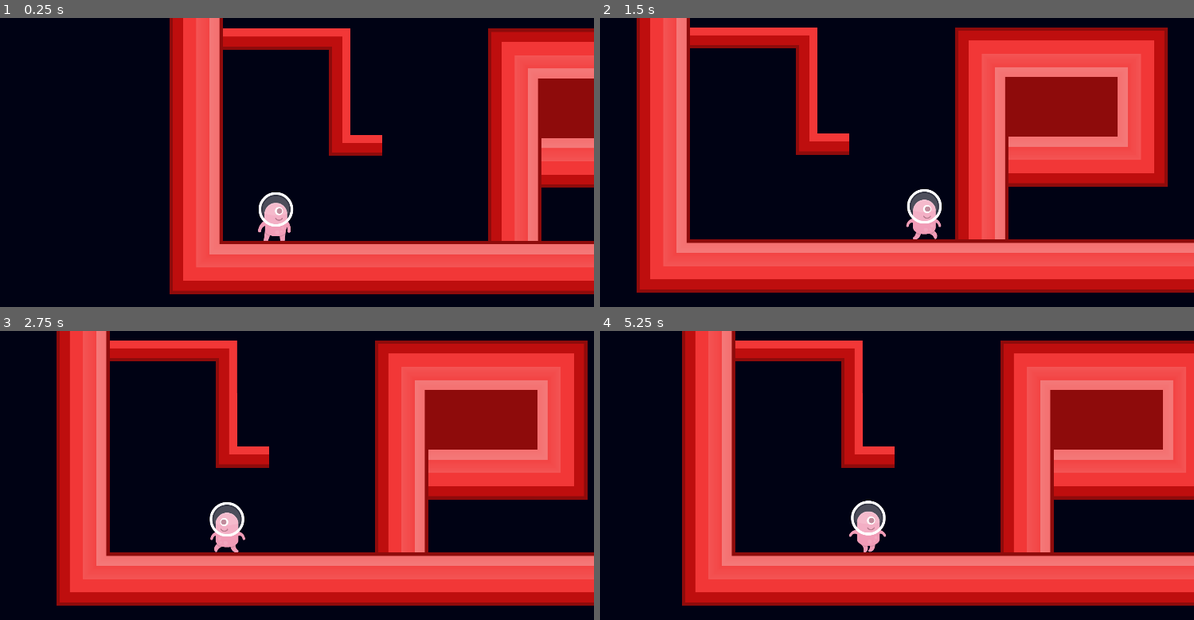
Above: before the commit, frames 1-4 (two rows, left to right).
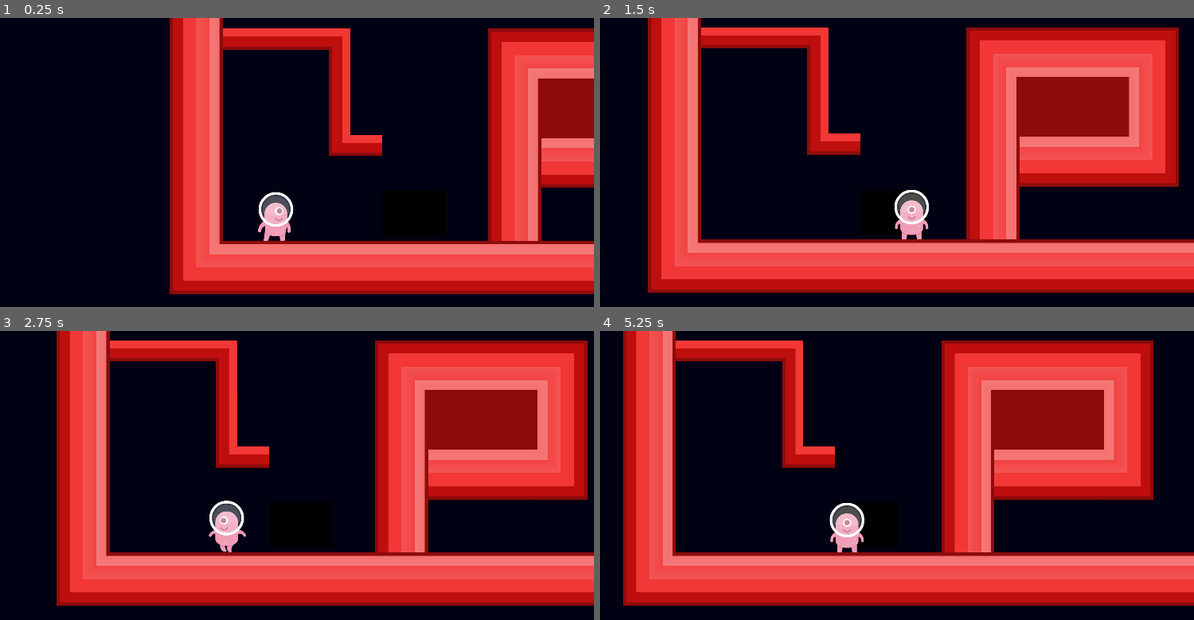
Above: after the commit, the same moments.

Repository: GROSS-Jeremy-2124027/SAE-Serious-game
Game: Godot game, scene res://level1.tscn
The game is run twice, just before and just after one commit, with the same random seed, the same clock (stepped at 60 frames per second) and the same inputs.
Inputs:
- Up to frame 1 (0.25 s): no input
- Up to frame 2 (1.5 s): hold Right (ui_right) from 0.53 s (still down); tap Space (ui_select) at 0.6, 0.77, 1.07, 1.35 s
- Up to frame 3 (2.75 s): tap Space (ui_select) at 1.52, 1.82, 2.1 s; release Right (ui_right) at 2.03 s; hold Left (ui_left) from 2.03 s (still down)
- Up to frame 4 (5.25 s): release Left (ui_left) at 2.78 s; hold Right (ui_right) 2.78-4.28 s; tap Space (ui_select) at 2.85, 3.02, 3.32, 3.6, 3.77, 4.07, 4.35, 4.52, 4.82, 5.1 s; hold Left (ui_left) 4.28-5.03 s; hold Right (ui_right) from 5.03 s (still down)

The runs differ from the first frame. In frame 2, 20% of the frame differs, in the area x 6-98%, y 0-96%; in frame 3, 0.4%; in frame 4, 40%, in the area x 3-100%, y 0-96%.

Commit message:
ajout d'un pc sur le projet godot mais manque le sprite

Diff:
--- a/godot-game/KinematicBody2D.gd
+++ b/godot-game/KinematicBody2D.gd
@@ -8,7 +8,7 @@
 var MAX_GRAVITY_FORCE = 2000
 var JUMP_FORCE = 1100
 
-enum States {AIR = 1, FLOOR, LADDER, TASK}
+enum States {AIR = 1, FLOOR, LADDER, PC}
 var state = States.AIR
 var jumpTime = 0
 var jumpTopLadderTime = 0
@@ -16,6 +16,7 @@
 var jumping := false
 var jumpingTopLadder := false
 var onLadder := false
+var onPc := false
 
 func _physics_process(delta):
 	match state:
@@ -49,6 +50,8 @@
 		States.FLOOR:
 			if not is_on_floor():
 				state = States.AIR
+			elif should_use_pc():
+				state = States.PC
 			elif should_climb_ladder():
 				state = States.LADDER
 			if Input.is_action_pressed("ui_up"):
@@ -98,9 +101,19 @@
 			else:
 				velocity.x = 0
 			velocity = move_and_slide(velocity, Vector2.UP)
+		States.PC:
+			$Sprite.play("Watch")
+			if (Input.is_action_just_pressed("ui_select")):
+				state = States.FLOOR
 
 func should_climb_ladder() -> bool:
 	if onLadder and (Input.is_action_pressed("ui_up") or Input.is_action_pressed("ui_down")):
+		return true
+	else:
+		return false
+
+func should_use_pc() -> bool:
+	if onPc and Input.is_action_just_pressed("ui_select"):
 		return true
 	else:
 		return false
@@ -115,3 +128,9 @@
 
 func _on_LadderChecker_body_exited(body):
 	onLadder = false
+
+func _on_LadderChecker2_body_entered(body):
+	onPc = true
+
+func _on_LadderChecker2_body_exited(body):
+	onPc = false
--- a/godot-game/level1.tscn
+++ b/godot-game/level1.tscn
@@ -12,6 +12,11 @@
 [ext_resource path="res://ASSETS/texture blocks/gaucheversbas.png" type="Texture" id=21]
 [ext_resource path="res://ASSETS/texture blocks/coin_low_platform.png" type="Texture" id=22]
 [ext_resource path="res://ASSETS/texture blocks/pilierdroite.png" type="Texture" id=23]
+
+[sub_resource type="RectangleShape2D" id=43]
+extents = Vector2( 96, 68 )
+
+[sub_resource type="GradientTexture2D" id=44]
 
 [sub_resource type="ConvexPolygonShape2D" id=41]
 points = PoolVector2Array( 64, 64, 0, 64, 0, 0, 64, 0 )
@@ -362,6 +367,22 @@
 scale = Vector2( 317, 128 )
 texture = ExtResource( 9 )
 
+[node name="PC" type="StaticBody2D" parent="."]
+collision_layer = 8
+collision_mask = 0
+__meta__ = {
+"_edit_group_": true
+}
+
+[node name="CollisionShape2D" type="CollisionShape2D" parent="PC"]
+position = Vector2( 1056, 76 )
+shape = SubResource( 43 )
+
+[node name="Sprite" type="Sprite" parent="PC"]
+position = Vector2( 1056, 78 )
+scale = Vector2( 3, 2.1875 )
+texture = SubResource( 44 )
+
 [node name="Ladder" type="TileMap" parent="."]
 position = Vector2( 0, -32 )
 tile_set = ExtResource( 3 )
--- a/godot-game/player.tscn
+++ b/godot-game/player.tscn
@@ -33,5 +33,15 @@
 position = Vector2( 0, 56 )
 shape = SubResource( 2 )
 
+[node name="LadderChecker2" type="Area2D" parent="."]
+collision_layer = 0
+collision_mask = 8
+
+[node name="CollisionShape2D" type="CollisionShape2D" parent="LadderChecker2"]
+position = Vector2( 0, 56 )
+shape = SubResource( 2 )
+
 [connection signal="body_entered" from="LadderChecker" to="." method="_on_LadderChecker_body_entered"]
 [connection signal="body_exited" from="LadderChecker" to="." method="_on_LadderChecker_body_exited"]
+[connection signal="body_entered" from="LadderChecker2" to="." method="_on_LadderChecker2_body_entered"]
+[connection signal="body_exited" from="LadderChecker2" to="." method="_on_LadderChecker2_body_exited"]
Not shown: 1 places in godot-game/level1.tscn that only renumber resources
